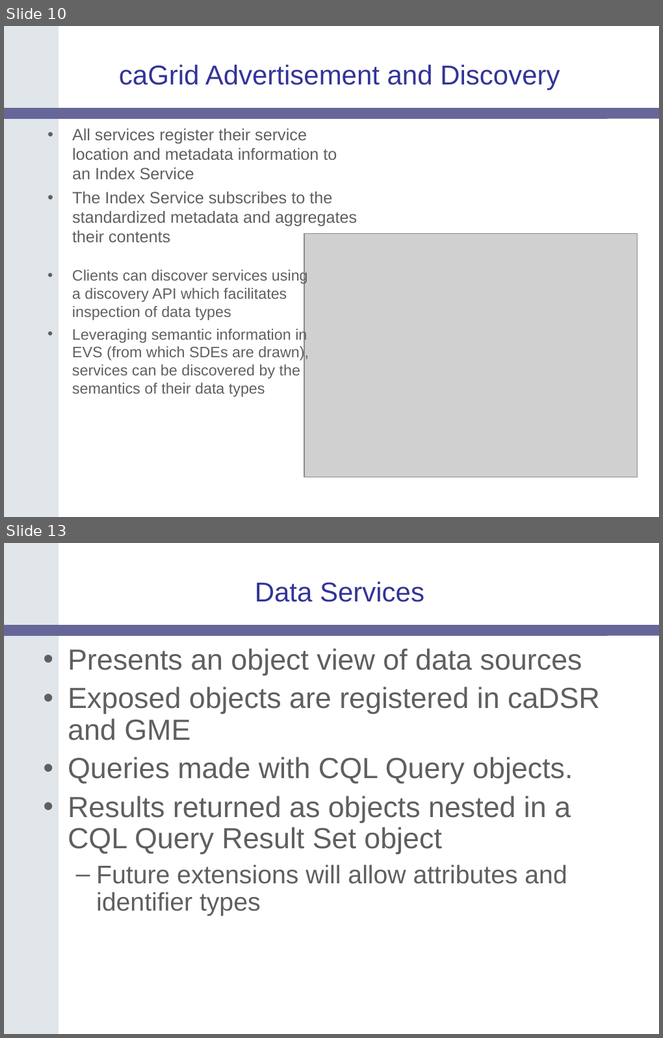
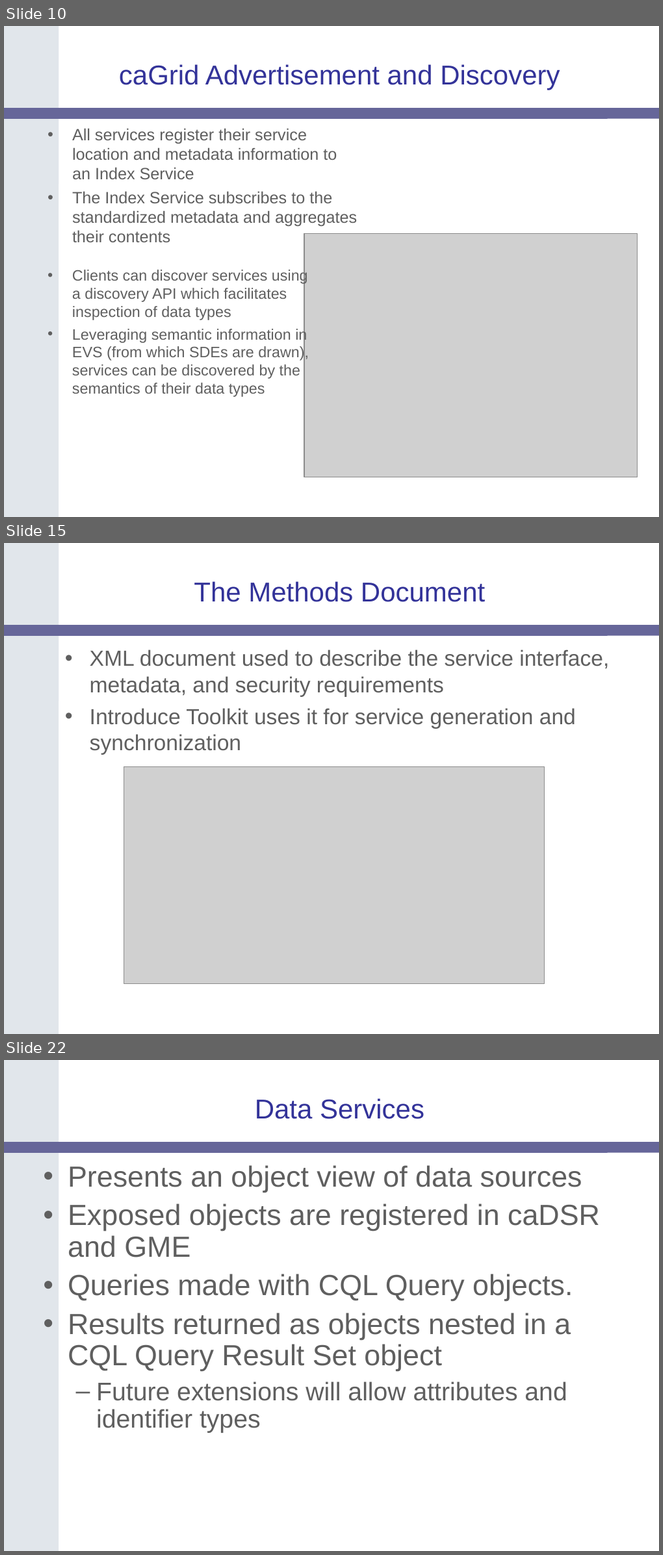
Before and after one commit to NCIP/cagrid-docs, a slide deck: presentations/200604_AnnualMeeting/caGrid-1.0-Architecture_caBIG-Annual-Meeting06.ppt. Shown one above the other, each under a label of ours: slides 10 and 13 before the commit, slides 10, 15 and 22 after it; the slides between them are not shown. The pictures are 663x1038 and 663x1555 pixels, drawn with LibreOffice and Linux fonts; fonts in the diff are those of the drawing; grey boxes stand for pictures; background and template pictures are left out. Boxes give left, top, right and bottom in pixels: in the first picture for what was removed or moved away, otherwise in the second. Text is boxed around its words. In the diff, an @@ line names an element or a change of style, - is before the commit and + after.

```diff
--- a/presentations/200604_AnnualMeeting/caGrid-1.0-Architecture_caBIG-Annual-Meeting06.ppt
+++ b/presentations/200604_AnnualMeeting/caGrid-1.0-Architecture_caBIG-Annual-Meeting06.ppt
@@ slide 15 added at [4,543,659,1034], background #FFFFFF; not listed: 2 template elements that a slide beside it also shows @@
@@ title added at [194,581,485,602], 30 pt, text #333399 @@
+The Methods Document
@@ text added at [90,650,609,755], 24 pt, text #5F5F5F @@
+• XML document used to describe the service interface, metadata, and security requirements
+• Introduce Toolkit uses it for service generation and synchronization
@@ picture added at [124,767,545,984] @@
@@ what was slide 13 is now slide 22 @@
```
Also in this commit, not shown: 1 slide changed, 10 other slides added, 2 slides removed.
